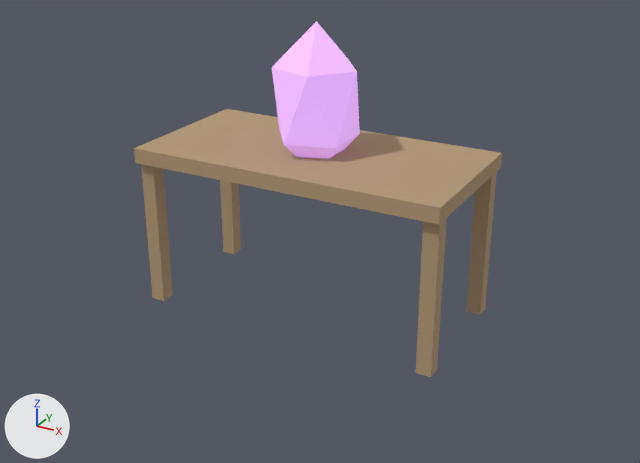
Before and after pictures for a commit that changed the glTF model public/assets/workbench/crystal_shimmer.glb.
Before and after are seen from a 50 mm lens placed at (2.12, -3.81, 2.35), pointed at (0.08, -0.1, 0.49). Lighting does not change. The marker at lower left points along +X, +Y and +Z. The older version comes first. Vertices at exactly the same position are counted once.

Names of what the first picture shows: 'benchtop', 'benchtop-leg', 'benchtop-leg.001', 'benchtop-leg.002', 'benchtop-leg.003', 'crystal_shimmer'.
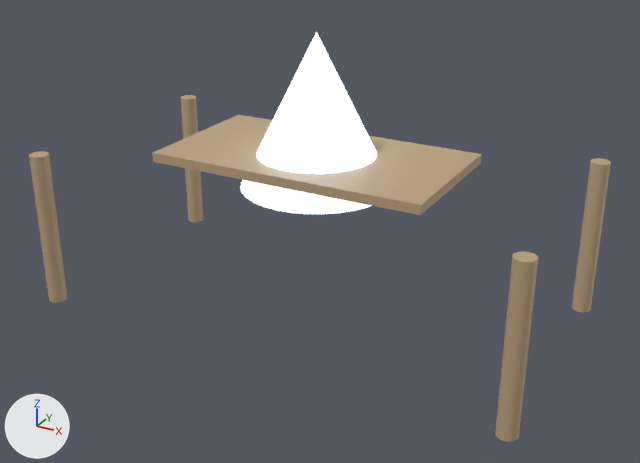
What changed in the scene script:
```text
Change mat_crystal:
    mat_crystal.base_color: (0.7, 0.4, 0.9) -> (0.6, 0.8, 1.0)  # purple #daaaf3 -> blue #cbe7ff
    mat_crystal.emission_color: (0.375, 0.2, 0.5) -> (0.6, 0.8, 1.0)  # purple #a57cbc -> blue #cbe7ff
    mat_crystal.emission_strength: 1.0 -> 2.0
Change me_icosphere:
    used by ob_crystal_shimmer; location = (0.0, 0.0, 1.15); rotation_euler = (0.0, 0.0, 0.00141), in degrees (0, 0, 0.1); scale = (0.96, 0.96, 1.54)
    remove me_icosphere.from_pydata(...)  # 12 vertices, 20 faces; spans x -0.233..0.233, y -0.221..0.221, z -0.26..0.26
    add me_icosphere.from_pydata(...)  # 33 vertices, 62 faces; spans x -0.4..0.4, y -0.4..0.4, z -0.4..0.4
    me_icosphere part 1: the whole mesh is rebuilt
Remove ob_benchtop:
    ob_benchtop = bpy.data.objects.new('benchtop', me_cube)
Remove ob_benchtop_leg:
    ob_benchtop_leg = bpy.data.objects.new('benchtop-leg', me_cube_001)
Remove ob_benchtop_leg_001:
    ob_benchtop_leg_001 = bpy.data.objects.new('benchtop-leg.001', me_cube_002)
Remove ob_benchtop_leg_002:
    ob_benchtop_leg_002 = bpy.data.objects.new('benchtop-leg.002', me_cube_003)
Remove ob_benchtop_leg_003:
    ob_benchtop_leg_003 = bpy.data.objects.new('benchtop-leg.003', me_cube_004)
Change ob_crystal_shimmer:
    ob_crystal_shimmer.location: (0.0, 0.0, 1.15) -> (0.0, 0.0, 1.1)
    ob_crystal_shimmer.scale: (0.96, 0.96, 1.54) -> (1.0, 1.0, 1.0)
Add ob_bench_top:
    ob_bench_top = bpy.data.objects.new('bench_top', me_cube_1)  # a box spanning x -0.75..0.75, y -0.4..0.4, z -0.02..0.02; in mat_benchwood (beige #bca07c)
    ob_bench_top.location = (0.0, 0.0, 0.85)
Add ob_bench_leg__1_3__0_65:
    ob_bench_leg__1_3__0_65 = bpy.data.objects.new('bench_leg_-1.3_-0.65', me_cylinder)  # a 32-sided cylinder along z spanning x -0.05..0.05, y -0.05..0.05, z -0.425..0.425; in mat_benchwood_001 (beige #bca07c)
    ob_bench_leg__1_3__0_65.location = (-1.3, -0.65, 0.425)
Add ob_bench_leg__1_3_0_65:
    ob_bench_leg__1_3_0_65 = bpy.data.objects.new('bench_leg_-1.3_0.65', me_cylinder_002)  # a 32-sided cylinder along z spanning x -0.05..0.05, y -0.05..0.05, z -0.425..0.425; in mat_benchwood_003 (beige #bca07c)
    ob_bench_leg__1_3_0_65.location = (-1.3, 0.65, 0.425)
Add ob_bench_leg_1_3__0_65:
    ob_bench_leg_1_3__0_65 = bpy.data.objects.new('bench_leg_1.3_-0.65', me_cylinder_001)  # a 32-sided cylinder along z spanning x -0.05..0.05, y -0.05..0.05, z -0.425..0.425; in mat_benchwood_002 (beige #bca07c)
    ob_bench_leg_1_3__0_65.location = (1.3, -0.65, 0.425)
Add ob_bench_leg_1_3_0_65:
    ob_bench_leg_1_3_0_65 = bpy.data.objects.new('bench_leg_1.3_0.65', me_cylinder_003)  # a 32-sided cylinder along z spanning x -0.05..0.05, y -0.05..0.05, z -0.425..0.425; in mat_benchwood_004 (beige #bca07c)
    ob_bench_leg_1_3_0_65.location = (1.3, 0.65, 0.425)
```

Changed parts and their boxes [x1, y1, x2, y2] in the pictures (640 x 463 px):
'benchtop', deleted (beige)
    before: [134, 109, 502, 225]
'crystal_shimmer', recoloured, surface changed, reshaped, moved, rescaled
    before: [272, 21, 360, 159]
    after: [240, 31, 377, 214]
'bench_top', added (beige)
    after: [152, 115, 482, 215]
'bench_leg_1.3_-0.65', added (beige)
    after: [495, 251, 538, 442]
'benchtop-leg.002', deleted (beige)
    before: [416, 218, 447, 377]
'bench_leg_1.3_0.65', added (beige)
    after: [572, 158, 611, 312]
'bench_leg_-1.3_-0.65', added (beige)
    after: [29, 151, 67, 303]
'benchtop-leg', deleted (beige)
    before: [141, 164, 173, 301]
'benchtop-leg.003', deleted (beige)
    before: [466, 172, 497, 315]
'bench_leg_-1.3_0.65', added (beige)
    after: [181, 95, 203, 222]
'benchtop-leg.001', deleted (beige)
    before: [220, 180, 241, 254]
